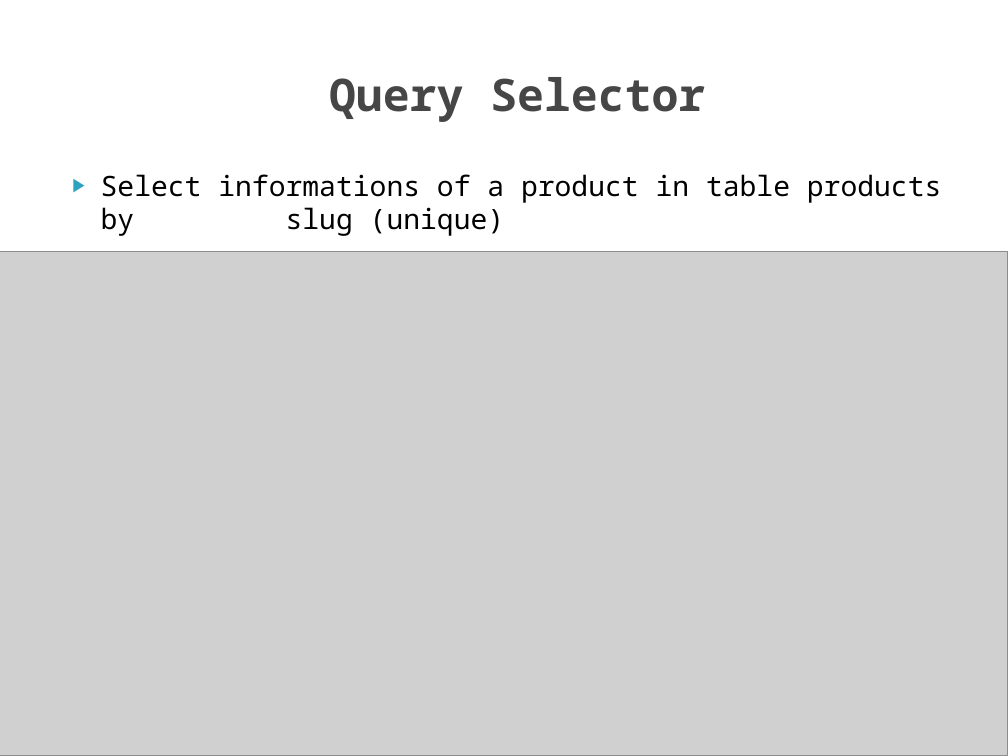
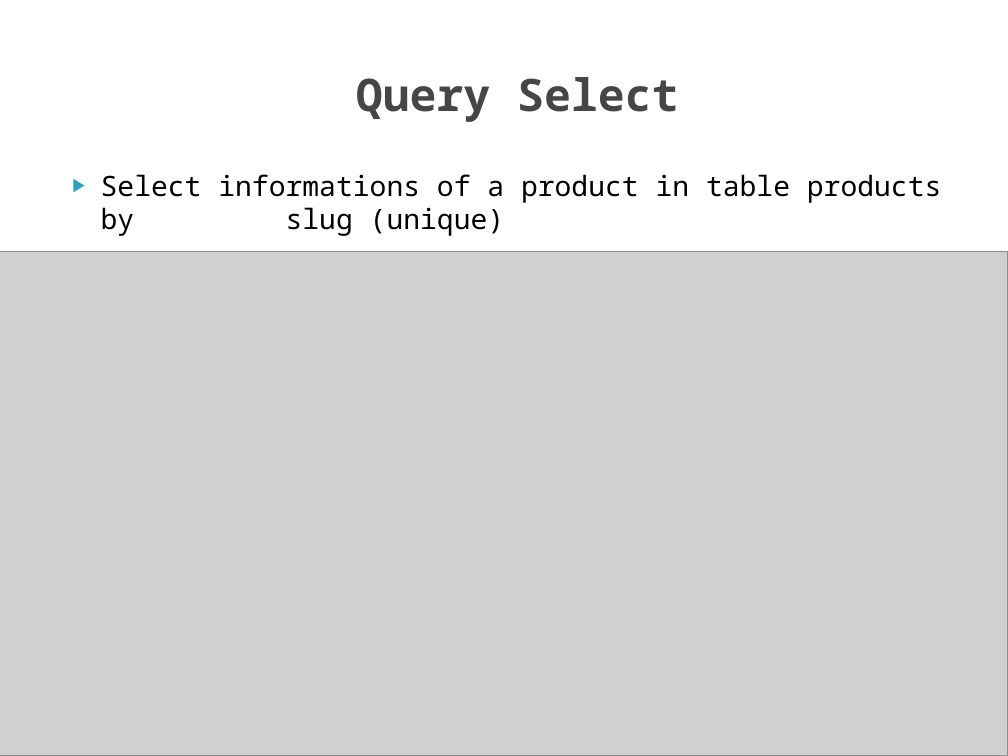
Before and after one commit to iamvucms/SICT, a slide deck: slide 6 of SQL/Project1_database_design_and_query.pptx. Drawn at 1008x756 pixels with LibreOffice and Linux fonts; fonts in the diff are those of the drawing; grey boxes stand for pictures; background and template pictures are left out. Boxes give left, top, right and bottom in pixels: in the first picture for what was removed or moved away, otherwise in the second. Text is boxed around its words. In the diff, an @@ line names an element or a change of style, - is before the commit and + after.

```diff
--- a/SQL/Project1_database_design_and_query.pptx
+++ b/SQL/Project1_database_design_and_query.pptx
@@ title at <box>356,77,678,122</box>: text changed @@
-Query Selector
+Query Select
```
Also in this commit, not shown: 5 other slides changed, 19 slides added.
